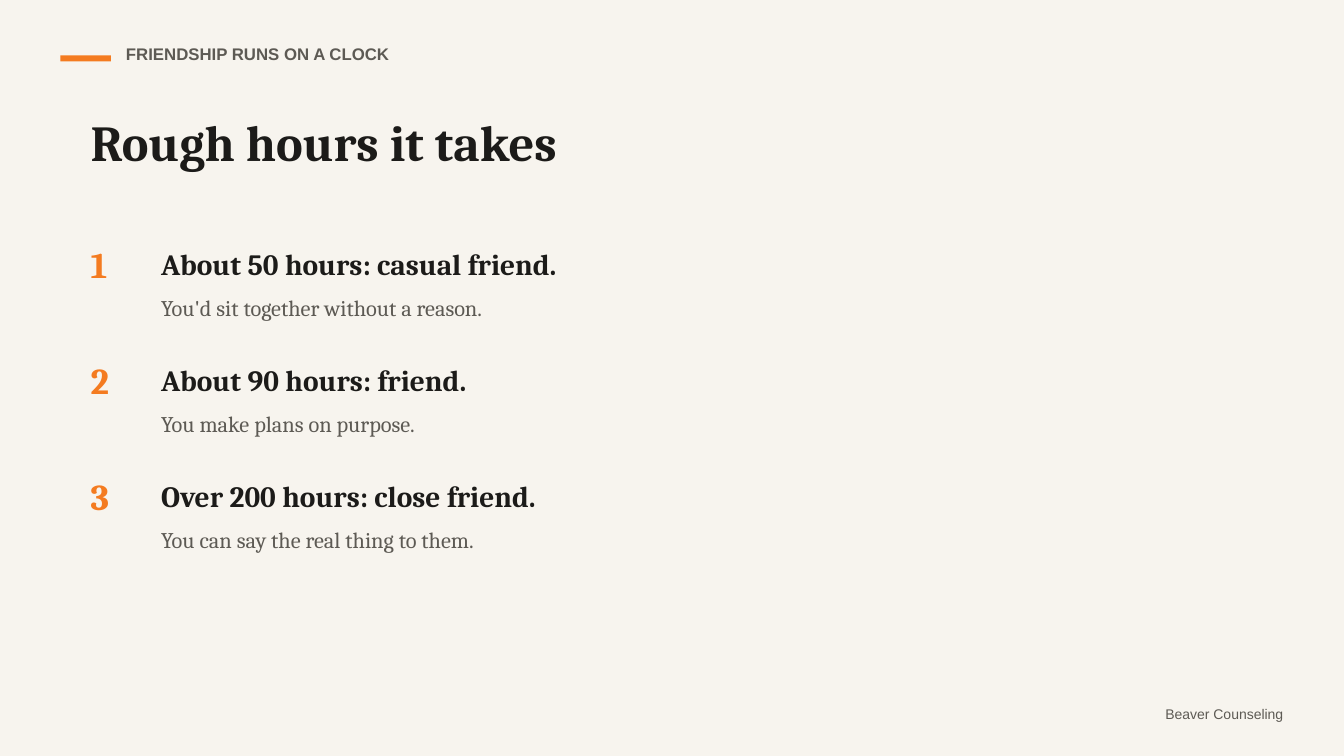
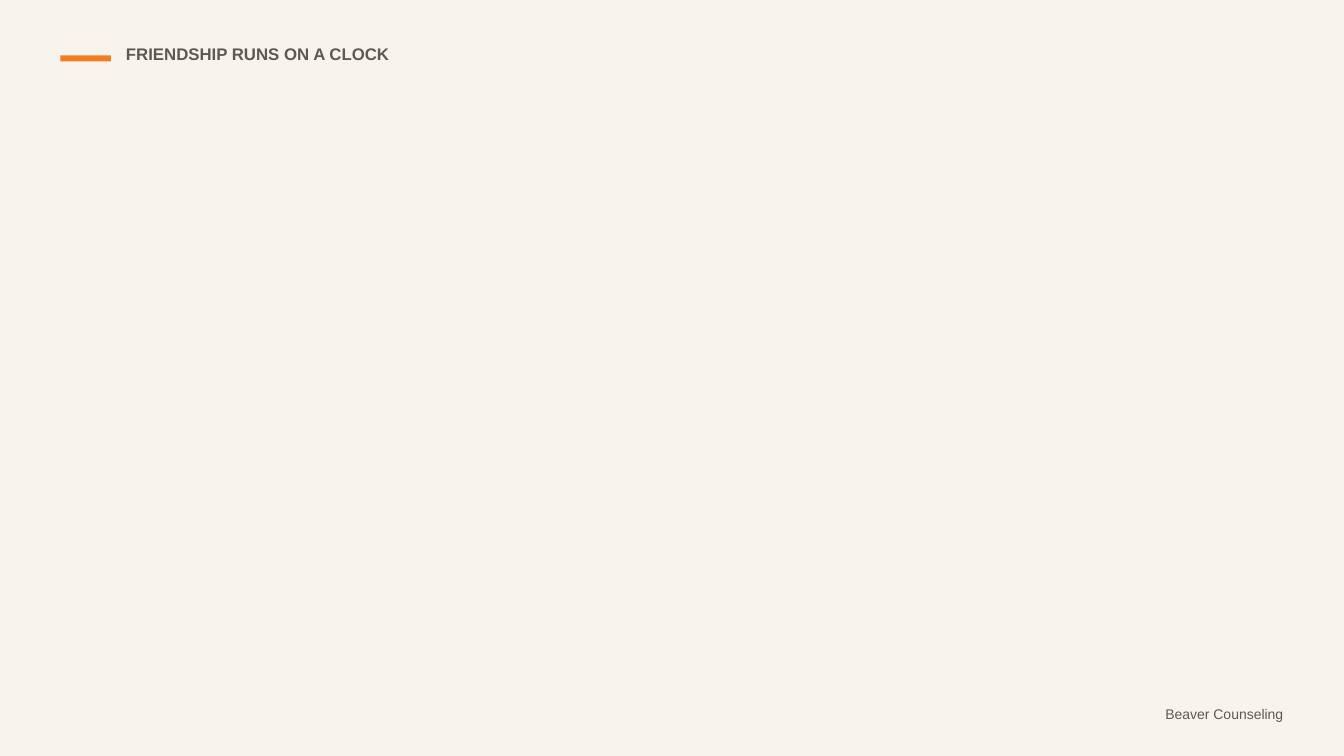
Before and after one commit to rmwtoolkit/bcds-toolkit, a slide deck: slide 12 of decks/finding-your-people-lesson-v2.pptx (slide 5 before the commit). Drawn at 1344x756 pixels with LibreOffice and Linux fonts; fonts in the diff are those of the drawing; background and template pictures are left out. Boxes give left, top, right and bottom in pixels: in the first picture for what was removed or moved away, otherwise in the second. Text is boxed around its words. In the diff, an @@ line names an element or a change of style, - is before the commit and + after.

```diff
--- a/decks/finding-your-people-lesson-v2.pptx
+++ b/decks/finding-your-people-lesson-v2.pptx
@@ text removed at [91, 126, 557, 172] @@
-Rough hours it takes
@@ text removed at [91, 253, 108, 278] @@
-1
@@ text removed at [161, 254, 557, 321] @@
-About 50 hours: casual friend.
-You'd sit together without a reason.
@@ text removed at [91, 369, 109, 394] @@
-2
@@ text removed at [161, 370, 467, 437] @@
-About 90 hours: friend.
-You make plans on purpose.
@@ text removed at [91, 485, 109, 511] @@
-3
@@ text removed at [161, 486, 536, 553] @@
-Over 200 hours: close friend.
-You can say the real thing to them.
```
Also in this commit, not shown: 9 other slides changed, 16 slides added, 4 slides removed, 2 other files.
